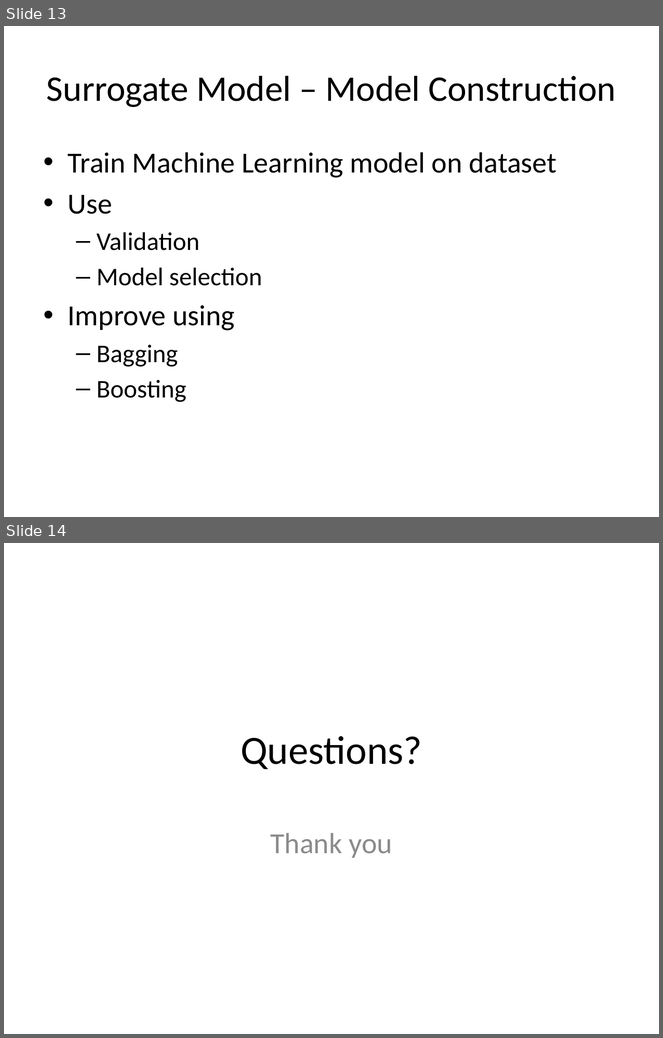
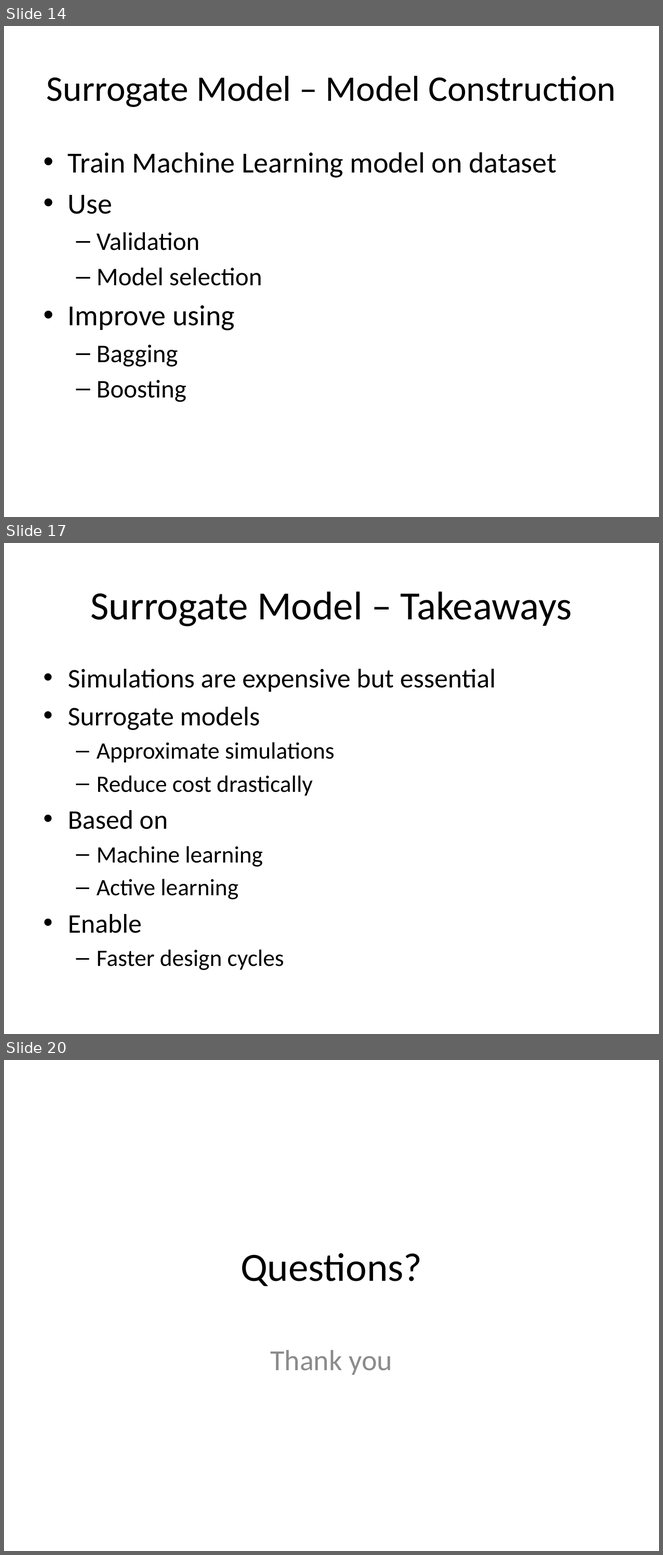
Before and after one commit to look4pritam/SurrogateModel, a slide deck: Presentations/SurrogateModel.pptx. Shown one above the other, each under a label of ours: slides 13 and 14 before the commit, slides 14, 17 and 20 after it; the slides between them are not shown. The pictures are 663x1038 and 663x1555 pixels, drawn with LibreOffice and Linux fonts; fonts in the diff are those of the drawing. Boxes give left, top, right and bottom in pixels: in the first picture for what was removed or moved away, otherwise in the second. Text is boxed around its words. In the diff, an @@ line names an element or a change of style, - is before the commit and + after.

```diff
--- a/Presentations/SurrogateModel.pptx
+++ b/Presentations/SurrogateModel.pptx
@@ slide 17 added at [4,543,659,1034], background #FFFFFF @@
@@ title added at [91,591,572,627], 44 pt, text #000000 @@
+Surrogate Model – Takeaways
@@ text added at [68,669,496,970], 25.9 pt, text #000000 @@
+• Simulations are expensive but essential
+• Surrogate models
+  – Approximate simulations
+  – Reduce cost drastically
+• Based on
+  – Machine learning
+  – Active learning
+• Enable
+  – Faster design cycles
@@ what was slide 13 is now slide 14 @@
@@ what was slide 14 is now slide 20 @@
```
Also in this commit, not shown: 7 slides changed, 5 other slides added.
